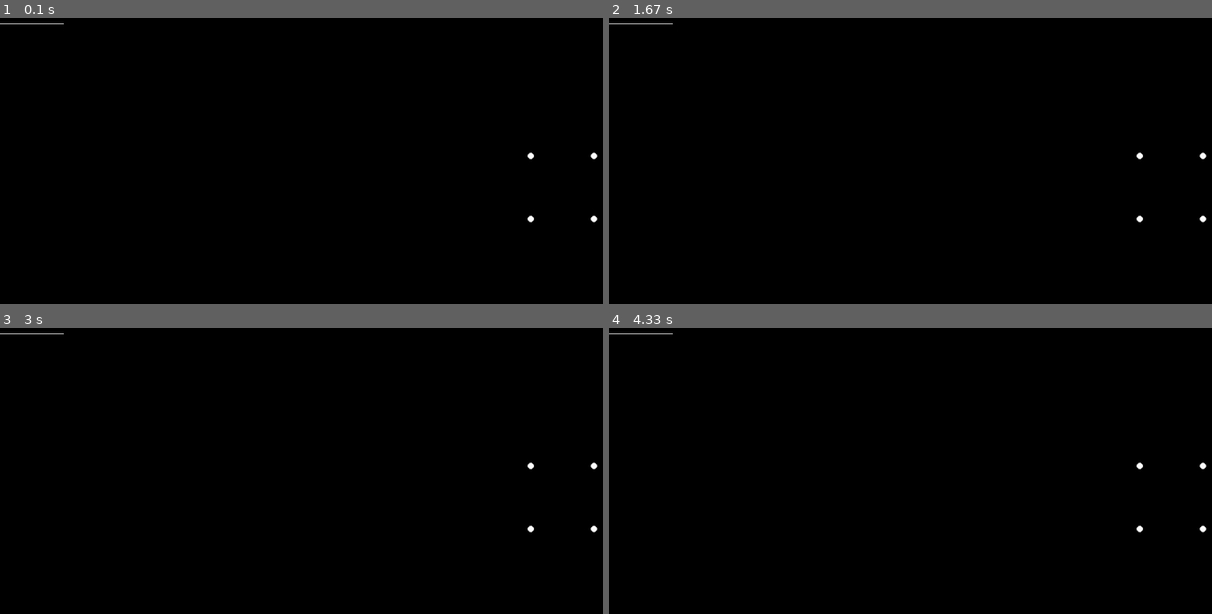
Above: before the commit, frames 1-4 (two rows, left to right).
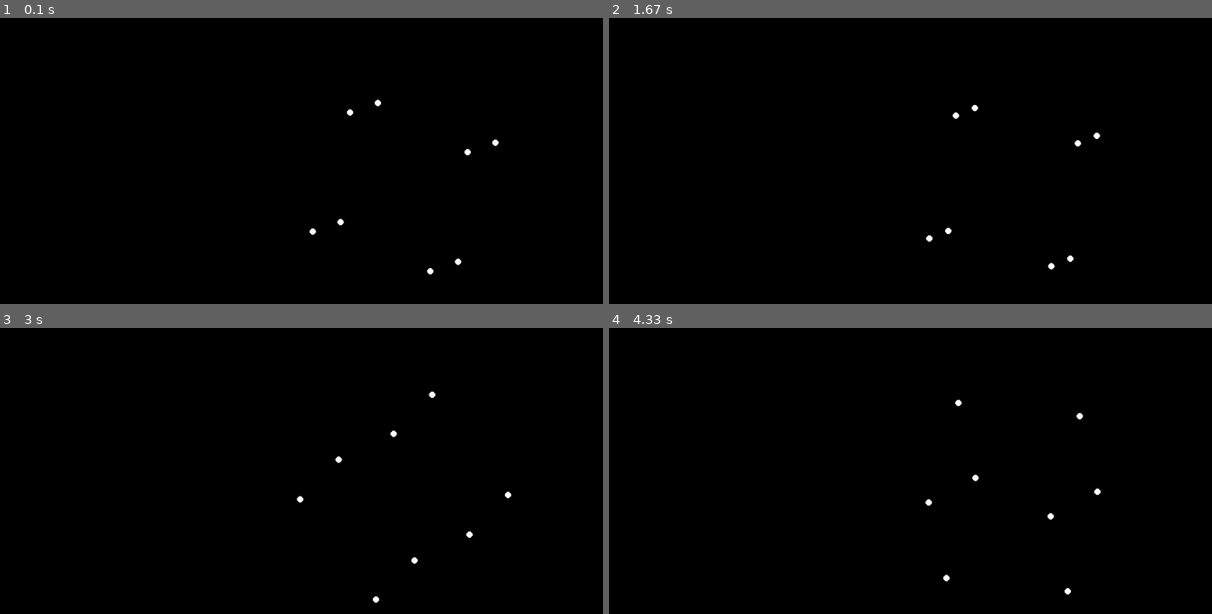
Above: after the commit, the same moments.

Repository: SteakFisher/pyGameEngine
Game: pygame game, started from main.py
Same seed, same stepped clock (60 frames per second), same inputs: the game is played once before the commit and once after it.
Inputs:
- Up to frame 1 (0.1 s): no input
- Up to frame 2 (1.67 s): no input
- Up to frame 3 (3 s): no input
- Up to frame 4 (4.33 s): no input

The runs differ from the first frame. In frame 1, 0.3% of the frame differs, in the area x 0-100%, y 1-90%; in frame 2, 0.3%; in frame 3, 0.3%, in the area x 0-100%, y 1-97%; in frame 4, 0.3%.

Commit message:
Spinning cube

Diff:
--- a/classes/Cube.py
+++ b/classes/Cube.py
@@ -1,10 +1,15 @@
+import math
+from typing import List
+
 from utils.types import Position, Rotation
 import numpy as np
 
+
 class Cube:
-    def __init__(self, pos: Position = dict(x=5, y=0, z=0), rot: Rotation = dict(x=1, y=0, z=0), size: float = 1) -> None:
+    def __init__(self, env: List, pos: Position = dict(x=0, y=0, z=0), size: float = 1) -> None:
+        env.append(self)
+
         self.pos = pos
-        self.rot = rot
 
         self.size = size
 
@@ -21,3 +26,33 @@
 
     def __str__(self) -> str:
         return f"{self.vertices}"
+
+    def rotate(self, angle: Rotation) -> None:
+        xRotationMatrix = np.array([
+            [1, 0, 0],
+            [0, np.cos(np.deg2rad(angle['x'])), -np.sin(np.deg2rad(angle['x']))],
+            [0, np.sin(np.deg2rad(angle['x'])), np.cos(np.deg2rad(angle['x']))]
+        ])
+
+        yRotationMatrix = np.array([
+            [np.cos(np.deg2rad(angle['y'])), 0, np.sin(np.deg2rad(angle['y']))],
+            [0, 1, 0],
+            [-np.sin(np.deg2rad(angle['y'])), 0, np.cos(np.deg2rad(angle['y']))]
+        ])
+
+        zRotationMatrix = np.array([
+            [np.cos(np.deg2rad(angle['z'])), -np.sin(np.deg2rad(angle['z'])), 0],
+            [np.sin(np.deg2rad(angle['z'])), np.cos(np.deg2rad(angle['z'])), 0],
+            [0, 0, 1]
+        ])
+
+        new = []
+
+        for vertex in self.vertices:
+            vertex = np.matmul(zRotationMatrix, vertex)
+            vertex = np.matmul(yRotationMatrix, vertex)
+            vertex = np.matmul(xRotationMatrix, vertex)
+
+            new.append(vertex)
+
+        self.vertices = np.array(new)
--- a/main.py
+++ b/main.py
@@ -21,7 +21,8 @@
 
 mainCamera: Camera = Camera()
 
-environment: List[Cube] = [Cube()]
+environment: List[Cube] = []
+cube1: Cube = Cube(environment)
 
 while running:
     for event in pygame.event.get():
@@ -30,15 +31,18 @@
 
     screen.fill("black")
 
+    cube1.rotate({'x': 1, 'y': 2, 'z': 3})
+
+    print(environment[0])
+
     projectedCubes = orthographic_projection(environment)
 
     for cube in projectedCubes:
         for vertex in cube:
-            print(vertex)
-            pygame.draw.circle(screen, Color(255,255,255), ((screen_width/2 + (vertex[0] * 50)), (screen_height/2 + (vertex[1] * 50))), 5)
-            print(((screen_width + (vertex[0] * 50))/2), ((screen_height + (vertex[1]))/2))
+            pygame.draw.circle(screen, Color(255,255,255), ((screen_width/2 + (vertex[0] * scale)), (screen_height/2 + (vertex[1] * scale))), 5)
 
-    pygame.draw.line(screen, Color(255, 255, 255), (0, 100), (100, 100))
+    # pygame.draw.line(screen, Color(255, 255, 255), (0, 100), (100, 100))
+
 
     pygame.display.flip()
 
